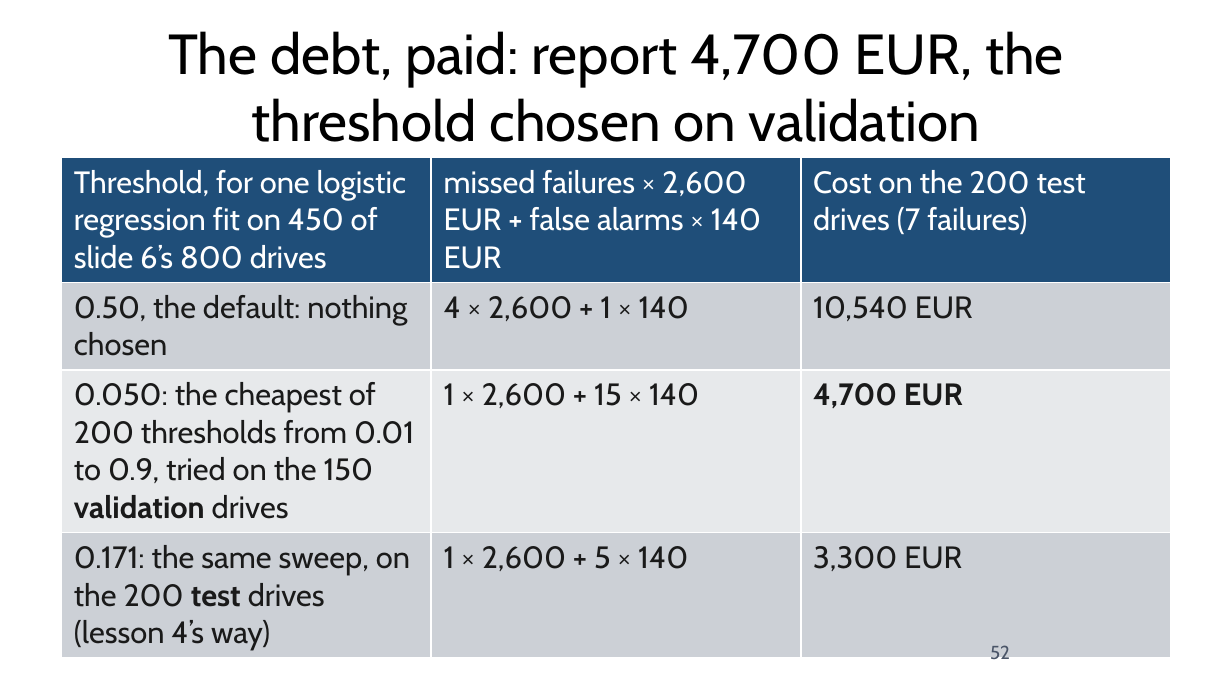
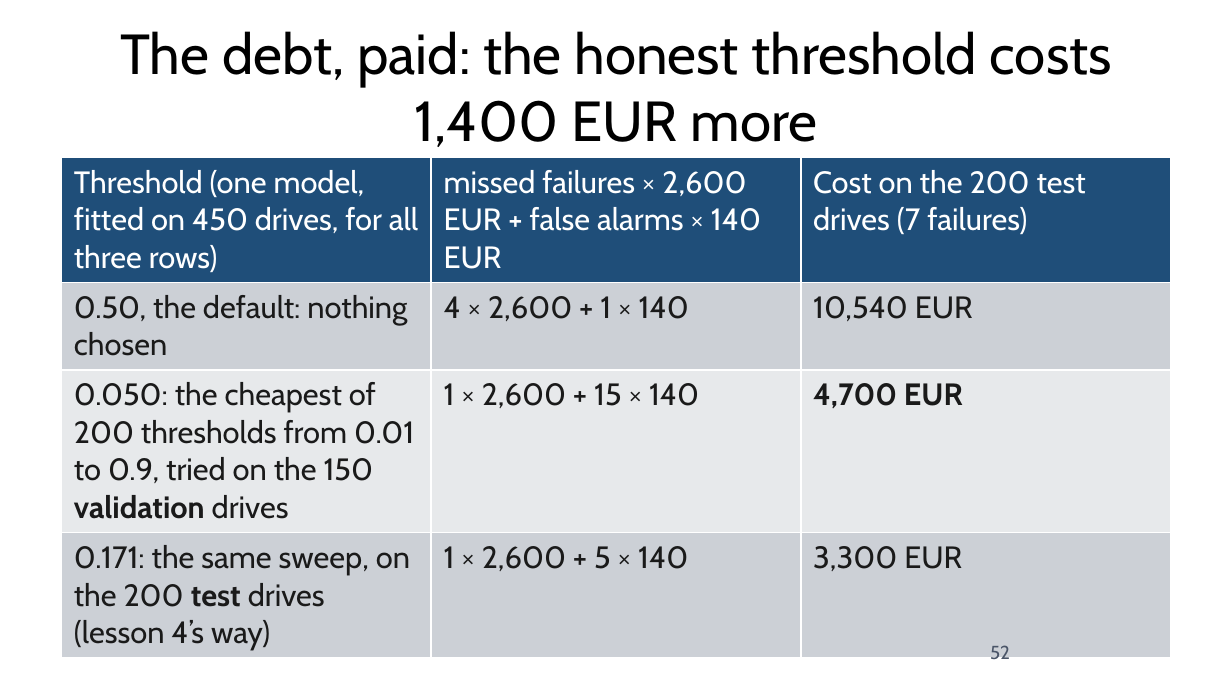
Before and after one commit to fabioantonini/technologies-for-artificial-intelligence, a slide deck: slide 52 of Lessons/05_experimental_methodology/Slides/experimental_methodology_slides.pptx. Drawn at 1232x693 pixels with LibreOffice and Linux fonts; fonts in the diff are those of the drawing; background and template pictures are left out. Boxes give left, top, right and bottom in pixels: in the first picture for what was removed or moved away, otherwise in the second. Text is boxed around its words. In the diff, an @@ line names an element or a change of style, - is before the commit and + after.

```diff
--- a/Lessons/05_experimental_methodology/Slides/experimental_methodology_slides.pptx
+++ b/Lessons/05_experimental_methodology/Slides/experimental_methodology_slides.pptx
@@ title at <box>120,31,1112,147</box>: text changed @@
-The debt, paid: report 4,700 EUR, the threshold chosen on validation
+The debt, paid: the honest threshold costs 1,400 EUR more
@@ table at <box>62,158,1170,654</box> @@
-row 1, column 1: Threshold, for one logistic regression fit on 450 of slide 6’s 800 drives
+row 1, column 1: Threshold (one model, fitted on 450 drives, for all three rows)
```
Also in this commit, not shown: 27 other slides changed, 21 other files.
